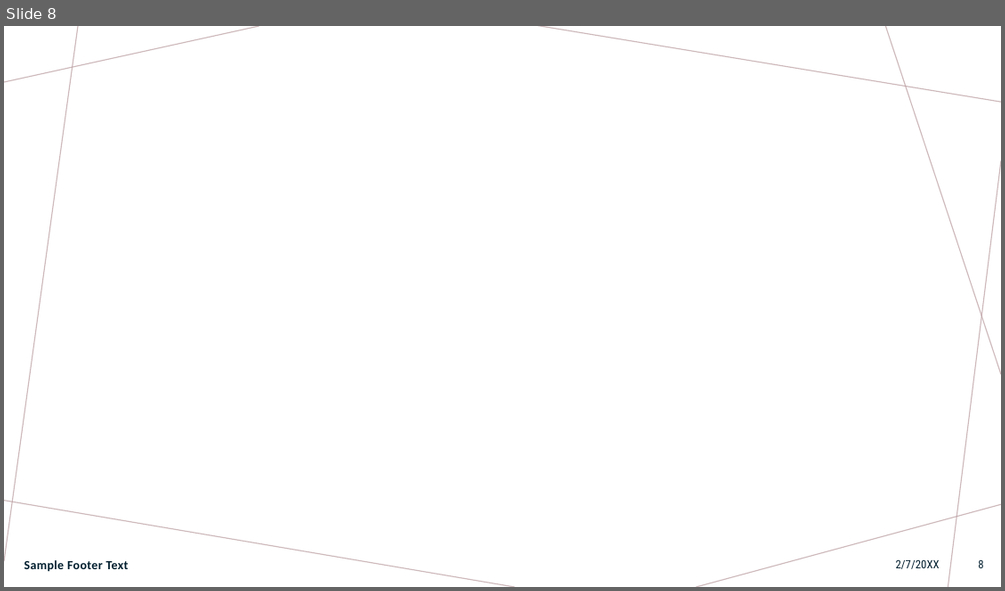
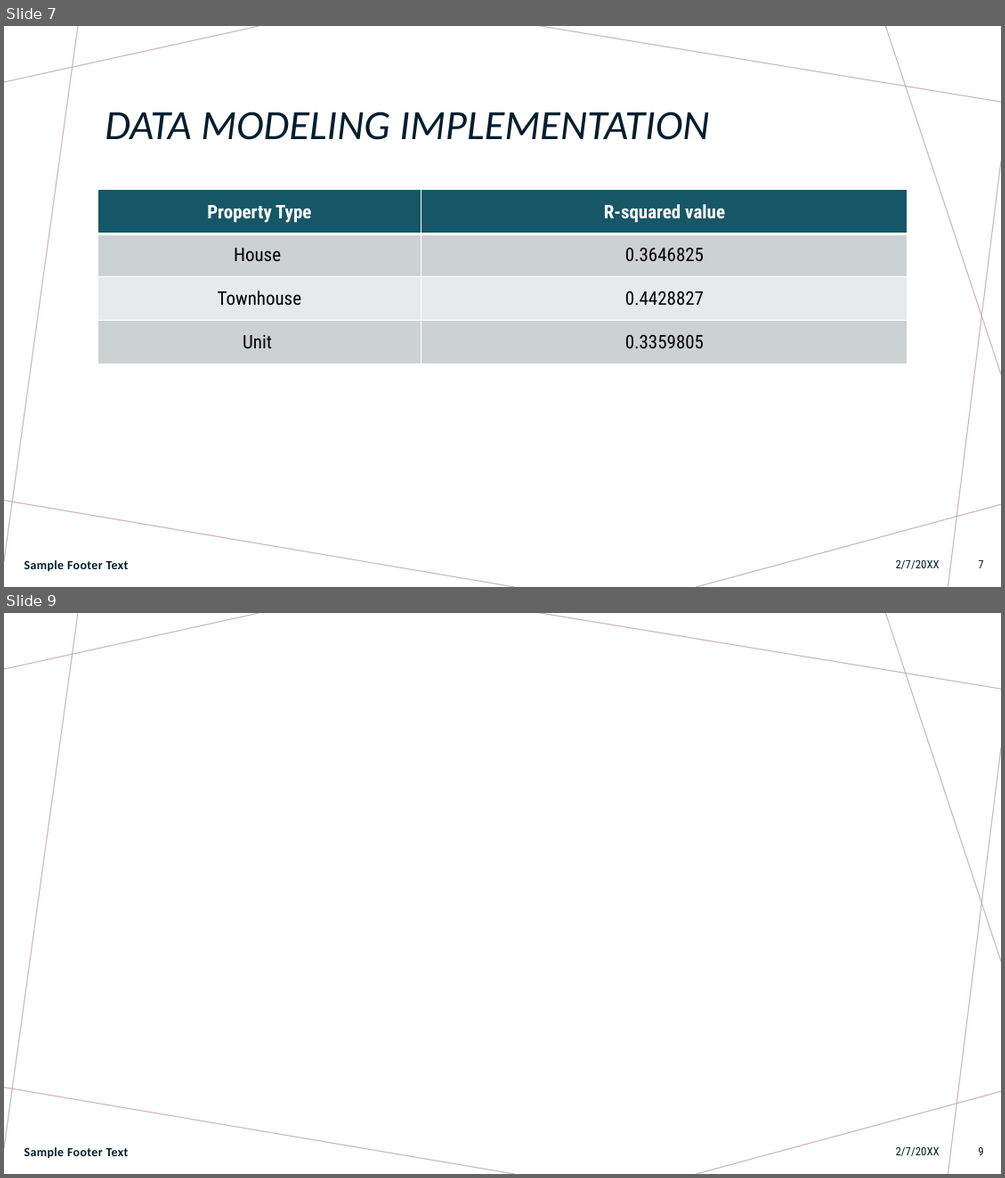
Before and after one commit to Anguyensfg/project-4, a slide deck: Project 4.pptx. Shown one above the other, each under a label of ours: slide 8 before the commit, slides 7 and 9 after it; the slides between them are not shown. The pictures are 1005x591 and 1005x1178 pixels, drawn with LibreOffice and Linux fonts; fonts in the diff are those of the drawing. Boxes give left, top, right and bottom in pixels: in the first picture for what was removed or moved away, otherwise in the second. Text is boxed around its words. In the diff, an @@ line names an element or a change of style, - is before the commit and + after.

```diff
--- a/Project 4.pptx
+++ b/Project 4.pptx
@@ slide 7 added at (4, 26, 1001, 587), background #FFFFFF; not listed: 7 template elements that a slide beside it also shows @@
@@ title added at (105, 111, 709, 140), 40 pt, text #001E2E, italic @@
+DATA MODELING IMPLEMENTATION
@@ table added at (97, 191, 907, 364), 4 rows, 2 columns @@
+Property Type | R-squared value
+House | 0.3646825
+Townhouse | 0.4428827
+Unit | 0.3359805
@@ text added at (896, 559, 939, 569), 11 pt, text #001E2E @@
+2/7/20XX
@@ text added at (24, 560, 129, 572), 12 pt, text #001E2E, bold @@
+Sample Footer Text
@@ page number added at (978, 560, 983, 568), 11 pt, text #001E2E @@
+7
@@ what was slide 8 is now slide 9 @@
@@ page number at (978, 1146, 983, 1155): text changed @@
-8
+9
```
Also in this commit, not shown: 3 slides changed.
